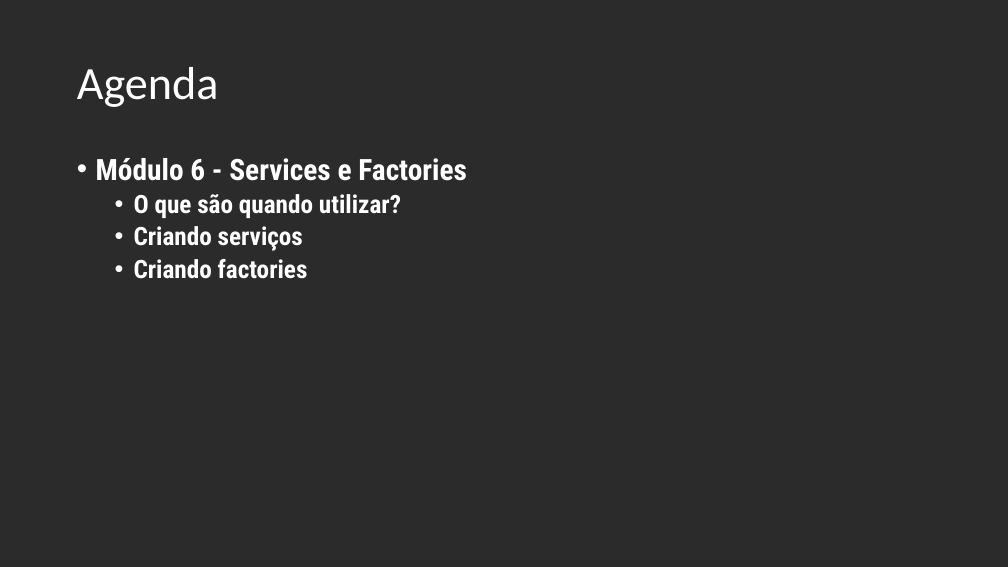
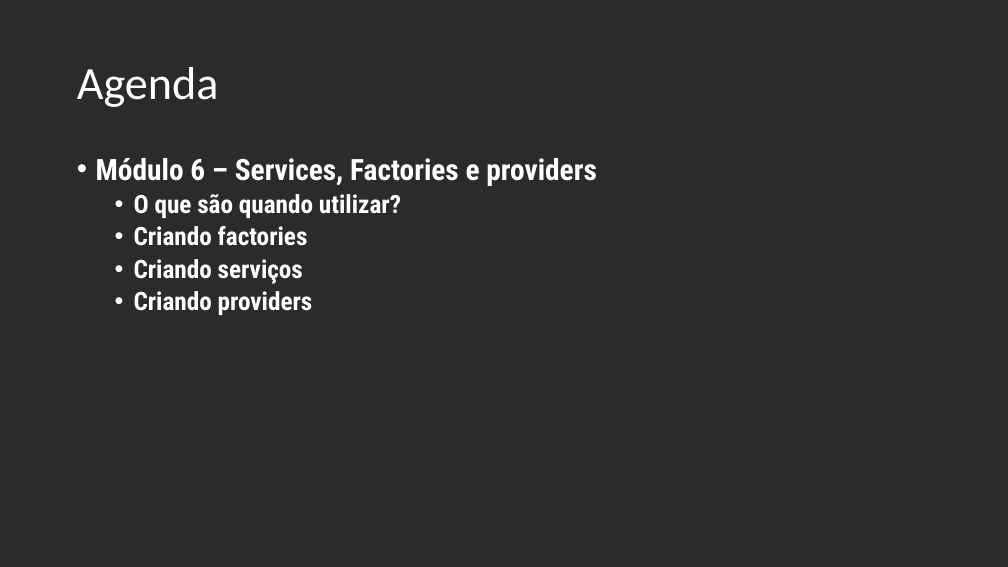
Before and after one commit to andrebaltieri/5500, a slide deck: slide 9 of Apresentações/Modulo 1/M01A01.pptx. Drawn at 1008x567 pixels with LibreOffice and Linux fonts; fonts in the diff are those of the drawing; background and template pictures are left out; a plain dark background stands for a picture behind light text. Boxes give left, top, right and bottom in pixels: in the first picture for what was removed or moved away, otherwise in the second. Text is boxed around its words. In the diff, an @@ line names an element or a change of style, - is before the commit and + after.

```diff
--- a/Apresentações/Modulo 1/M01A01.pptx
+++ b/Apresentações/Modulo 1/M01A01.pptx
@@ text at [96,158,596,186]: text changed @@
-• Módulo 6 - Services e Factories
+• Módulo 6 – Services, Factories e providers
@@ text at [134,226,308,246]: paragraph added @@
+  • Criando factories
@@ text at [134,291,313,315]: text changed @@
-  • Criando factories
+  • Criando providers
```
Also in this commit, not shown: 5 other slides changed, 2 slides added, 38 other files.
